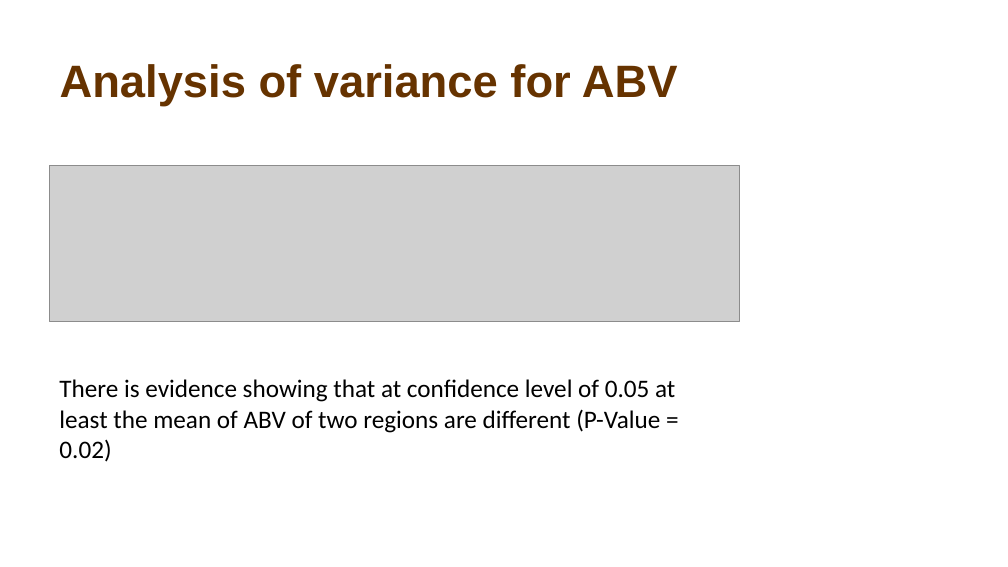
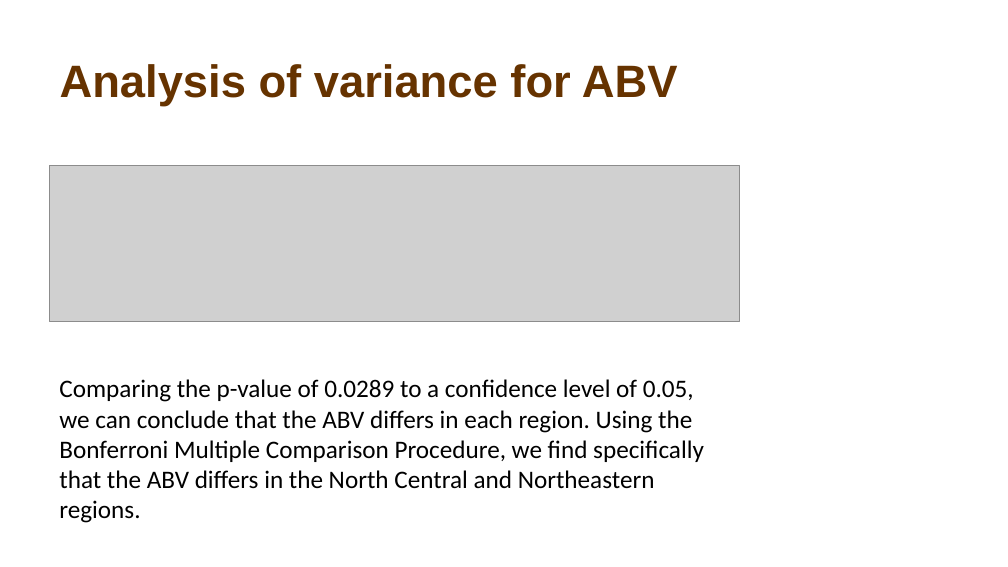
Before and after one commit to atiakor0/Beer_Study, a slide deck: slide 17 of Beer Study.pptx. Drawn at 1008x567 pixels with LibreOffice and Linux fonts; fonts in the diff are those of the drawing; grey boxes stand for pictures; background and template pictures are left out. Boxes give left, top, right and bottom in pixels: in the first picture for what was removed or moved away, otherwise in the second. Text is boxed around its words. In the diff, an @@ line names an element or a change of style, - is before the commit and + after.

```diff
--- a/Beer Study.pptx
+++ b/Beer Study.pptx
@@ text at (59, 379, 704, 523): text changed @@
-There is evidence showing that at confidence level of 0.05 at least the mean of ABV of two regions are different (P-Value = 0.02)
+Comparing the p-value of 0.0289 to a confidence level of 0.05, we can conclude that the ABV differs in each region. Using the Bonferroni Multiple Comparison Procedure, we find specifically that the ABV differs in the North Central and Northeastern regions.
```
Also in this commit, not shown: 15 other slides changed, 1 slide added, 1 slide removed, 3 other files.
